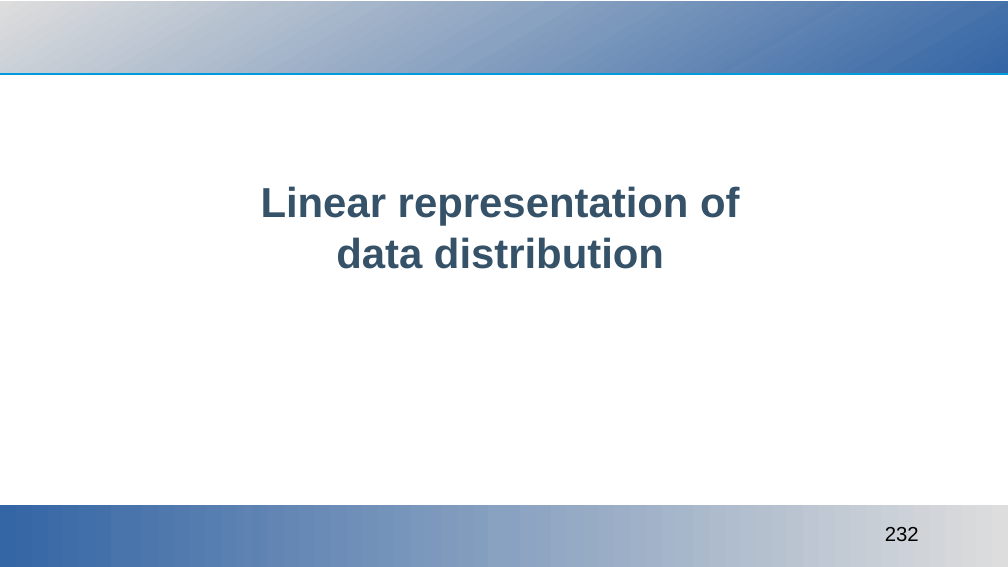
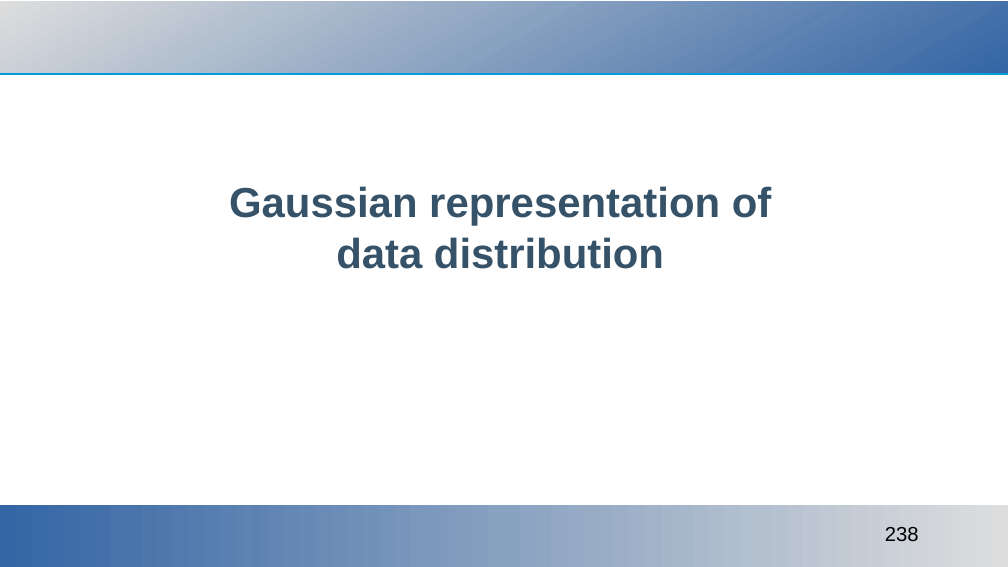
Before and after one commit to ajakovac/ML-in-Practice-I, a slide deck: slide 238 of ML in practice.odp (slide 232 before the commit). Drawn at 1008x567 pixels with LibreOffice and Linux fonts; fonts in the diff are those of the drawing; background and template pictures are left out. Boxes give left, top, right and bottom in pixels: in the first picture for what was removed or moved away, otherwise in the second. Text is boxed around its words. In the diff, an @@ line names an element or a change of style, - is before the commit and + after.

```diff
--- a/ML in practice.odp
+++ b/ML in practice.odp
@@ title at <box>229,186,772,269</box>: text changed @@
-Linear representation of
-data distribution
+Gaussian representation of
+data distribution
@@ page number at <box>885,527,919,541</box>: text changed @@
-232
+238
```
Also in this commit, not shown: 6 other slides changed, 15 slides added, 16 other files.
